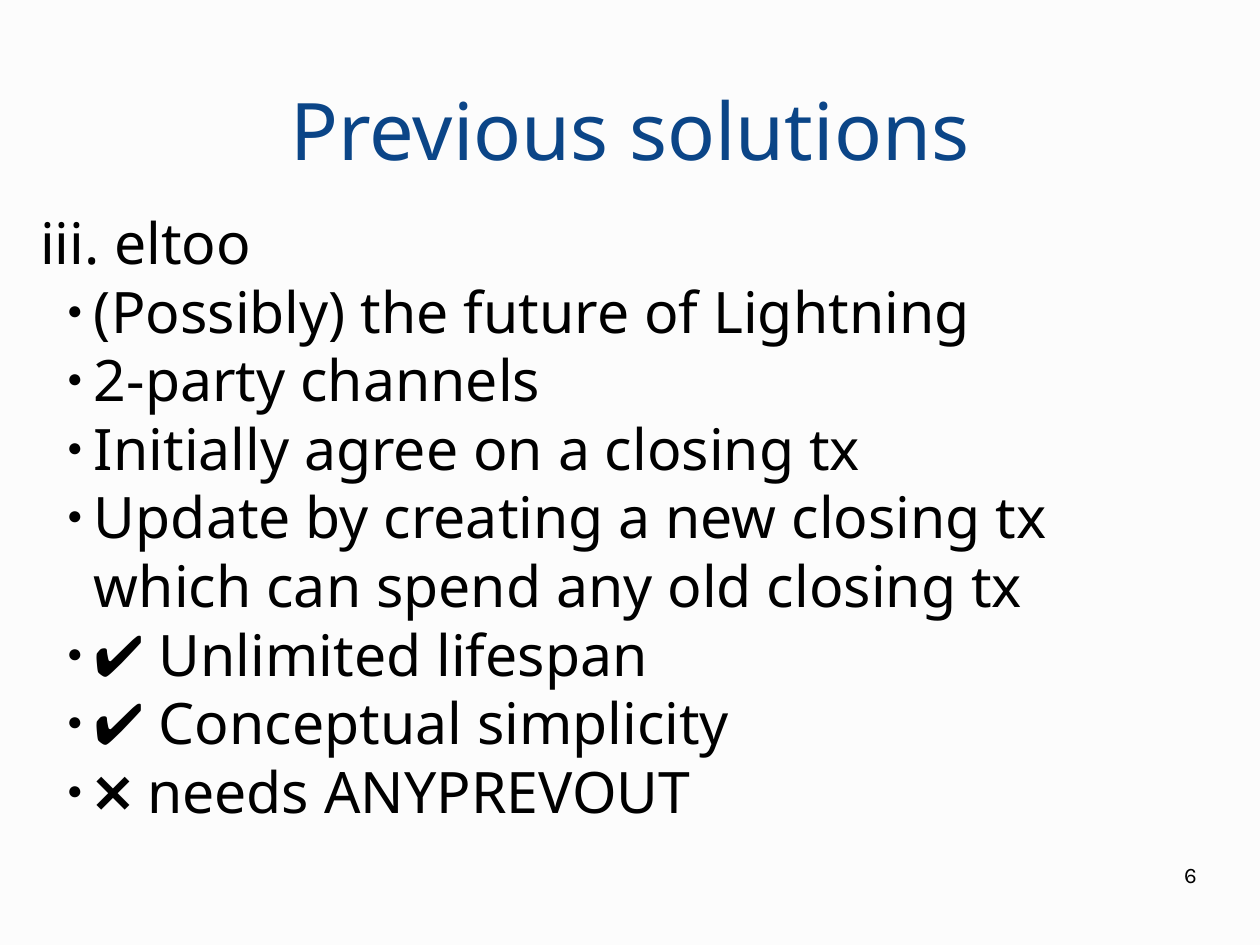
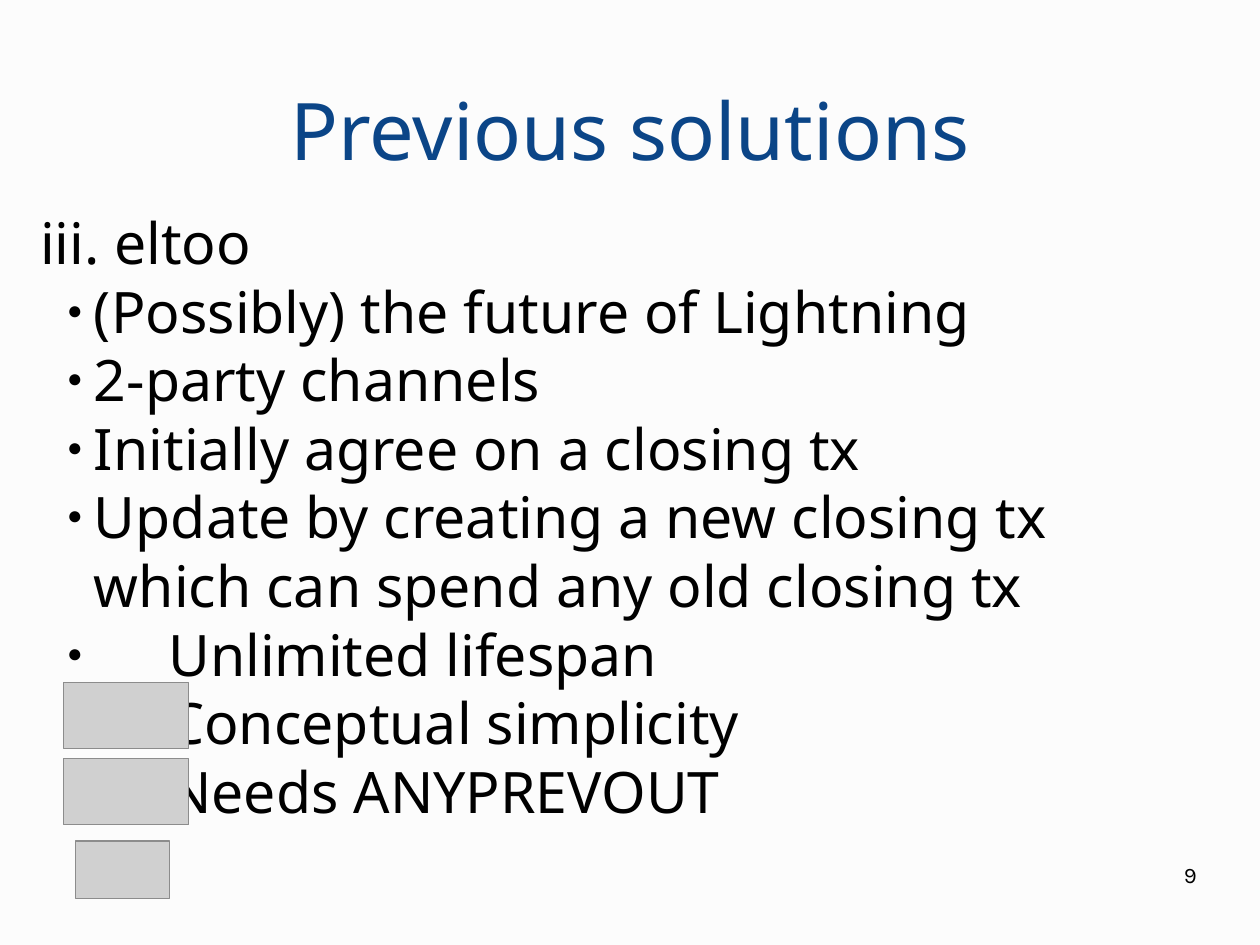
Before and after one commit to OrfeasLitos/virtual-payment-channels, a slide deck: slide 9 of slides/presentation.odp (slide 6 before the commit). Drawn at 1260x945 pixels with LibreOffice and Linux fonts; fonts in the diff are those of the drawing; grey boxes stand for pictures. Boxes give left, top, right and bottom in pixels: in the first picture for what was removed or moved away, otherwise in the second. Text is boxed around its words. In the diff, an @@ line names an element or a change of style, - is before the commit and + after.

```diff
--- a/slides/presentation.odp
+++ b/slides/presentation.odp
@@ subtitle at (168, 632, 739, 825): text changed @@
-  ● ✔️ Unlimited lifespan
-  ● ✔️ Conceptual simplicity
-  ● ❌ needs ANYPREVOUT
+  ● Unlimited lifespan
+  ● Conceptual simplicity
+  ● Needs ANYPREVOUT
@@ picture added at (63, 683, 189, 749) @@
@@ picture added at (63, 759, 189, 826) @@
@@ picture added at (75, 842, 169, 899) @@
@@ page number at (1184, 869, 1197, 884): text changed @@
-6
+9
```
Also in this commit, not shown: 25 other slides changed, 7 slides added, 1 other file.
